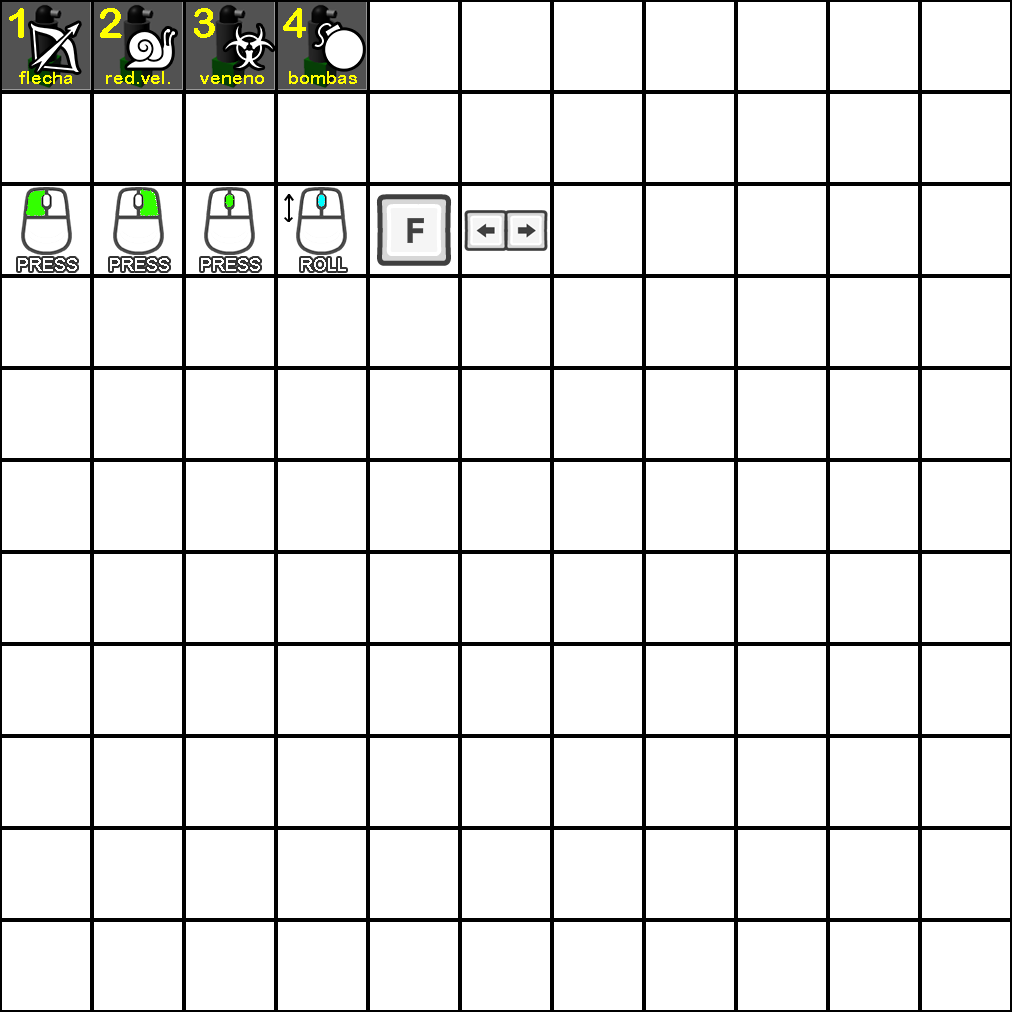
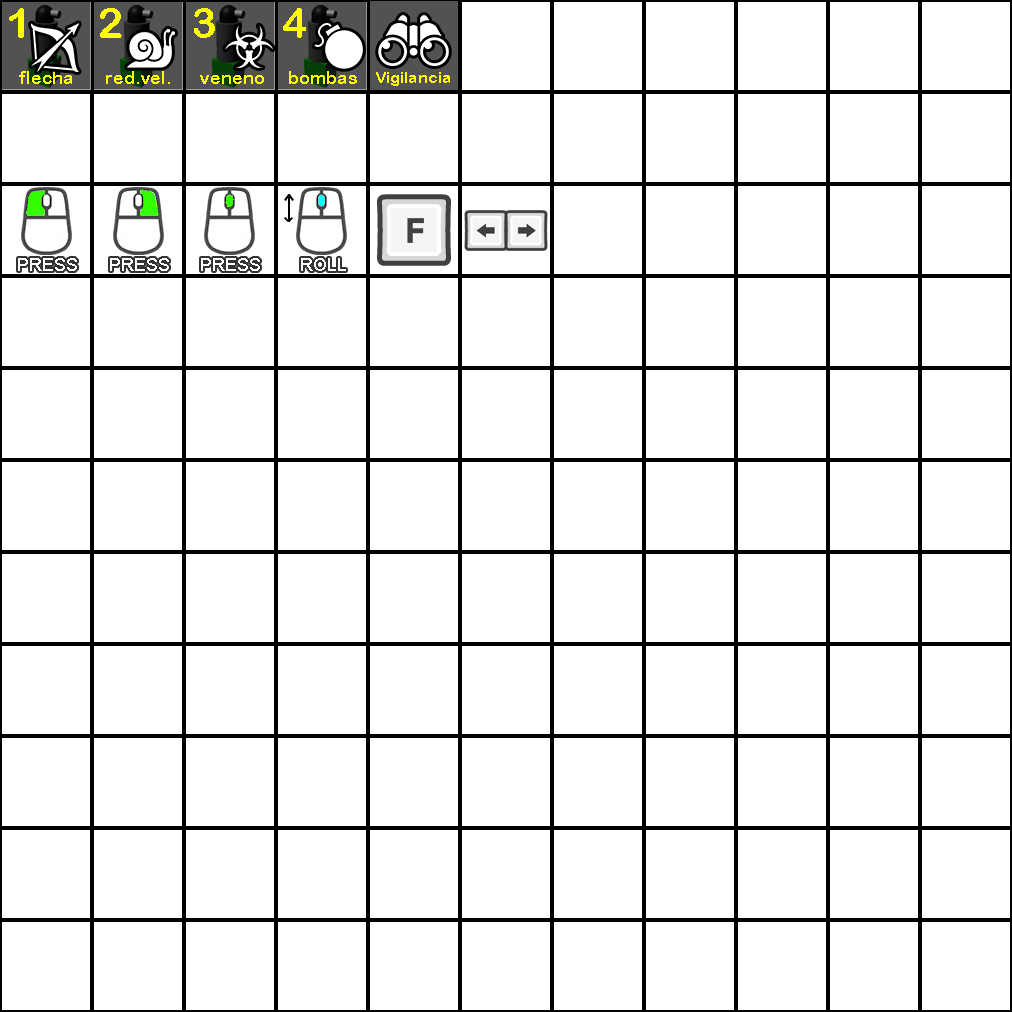
Two versions of the same layered image (1012x1012). Layer-by-layer changes:
added layer "Vigilancia" above "binoculars" over [376, 72, 450, 86]
added layer "binoculars" above "Rectángulo 2" over [378, 15, 449, 66]
added layer "Rectángulo 2" above "2-3" over [370, 1, 458, 90]
